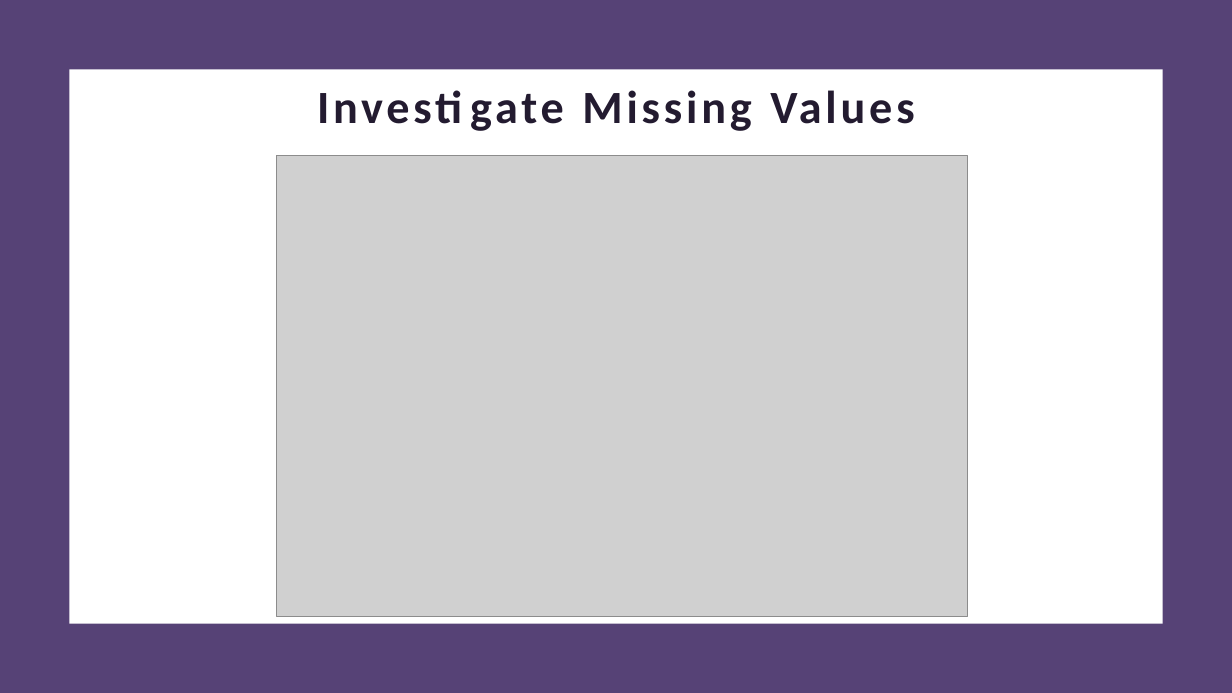
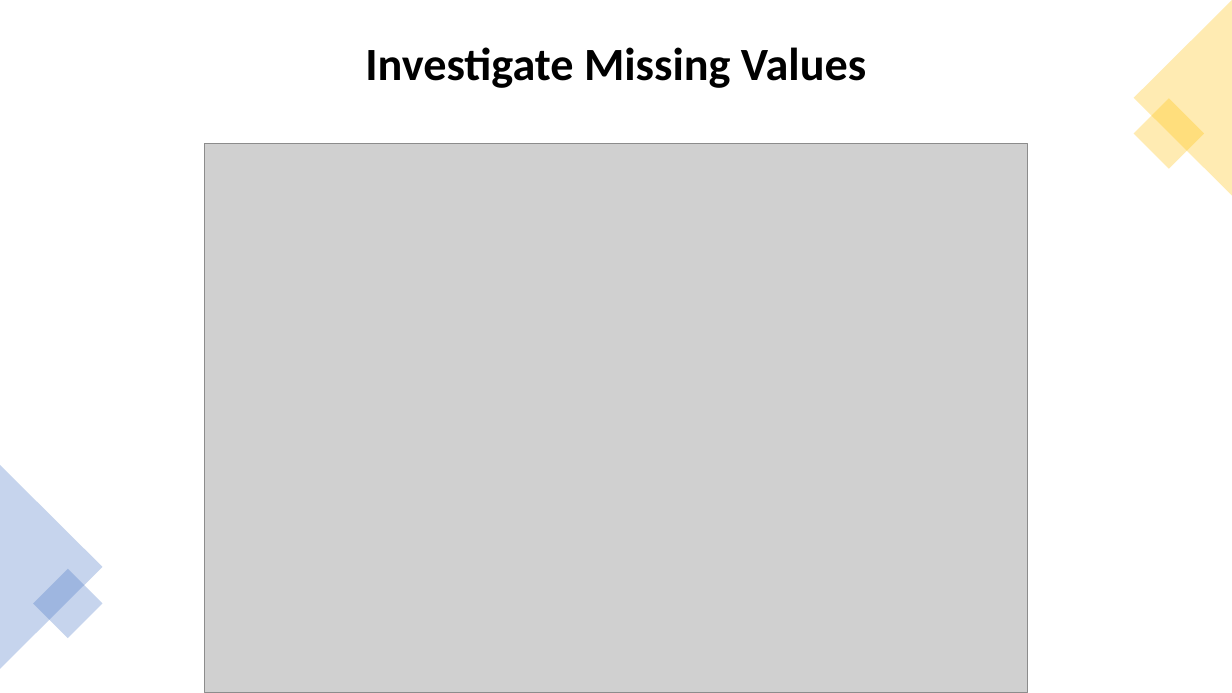
Before and after one commit to GraduateSchoolWork/CaseStudy2_DDS, a slide deck: slide 3 of DDS_Project_2_Presentation.pptx. Drawn at 1232x693 pixels with LibreOffice and Linux fonts; fonts in the diff are those of the drawing; grey boxes stand for pictures. Boxes give left, top, right and bottom in pixels: in the first picture for what was removed or moved away, otherwise in the second. Text is boxed around its words. In the diff, an @@ line names an element or a change of style, - is before the commit and + after.

```diff
--- a/DDS_Project_2_Presentation.pptx
+++ b/DDS_Project_2_Presentation.pptx
@@ rectangle removed at box(0, 0, 1232, 693) @@
@@ triangle added at box(1134, 0, 1232, 196), fill #FFC000 at 30% opacity @@
@@ title "Investigate Missing Values": place and size @@
-title "Investigate Missing Values" at box(582, 90, 914, 131)
+title "Investigate Missing Values" at box(365, 47, 866, 88)
@@ title "Investigate Missing Values" at box(365, 47, 866, 88): text colour #231B30 to #000000, letter spacing 3 to 0 pt; vertical alignment bottom to middle @@
@@ rectangle removed at box(69, 69, 1163, 624) @@
@@ rectangle added at box(1134, 99, 1204, 169), fill #FFC000 at 30% opacity @@
@@ picture: place and size @@
-picture at box(276, 155, 968, 616)
+picture at box(204, 143, 1028, 693)
@@ triangle added at box(0, 465, 103, 669), fill #4472C4 at 30% opacity @@
@@ rectangle added at box(33, 568, 103, 638), fill #4472C4 at 30% opacity @@
```
Also in this commit, not shown: 6 other slides changed, 13 slides added, 3 slides removed.
